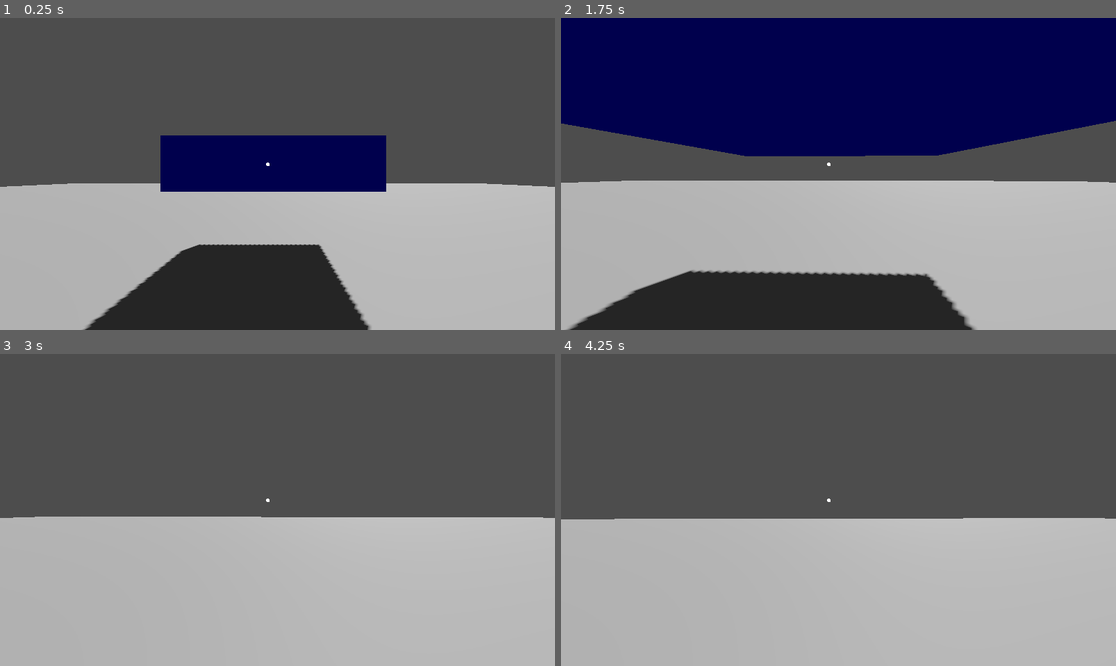
Above: before the commit, frames 1-4 (two rows, left to right).
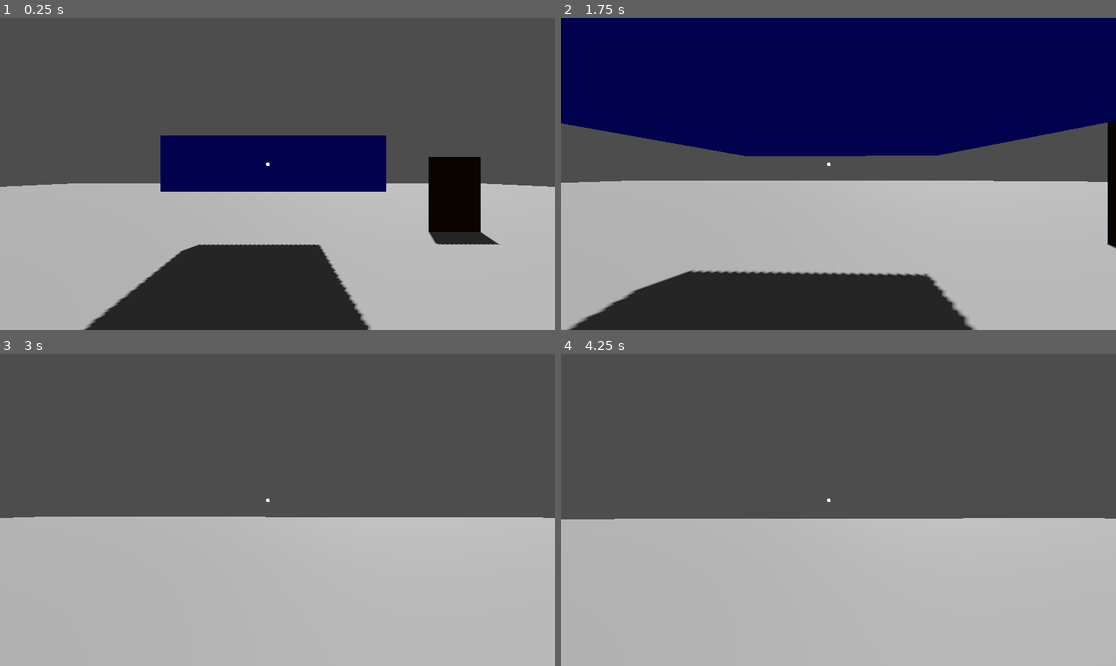
Above: after the commit, the same moments.

Repository: miikapalosaari/3DPhysicsSandbox
Game: Godot game, scene res://scenes/main.tscn
Two runs of this game, one before a commit and one after it. Both use one fixed random seed, a clock stepped at 60 frames per second and the inputs below.
Inputs (mouse positions are in pixels of both pictures, inside the frame that each line leads up to):
- Up to frame 1 (0.25 s): no input
- Up to frame 2 (1.75 s): move the mouse to (866, 174) at 0.52 s; press the mouse at (866, 174) at 0.53 s; hold W (forward) from 0.53 s (still down); tap Space (jump) at 0.77, 1.52 s; move the mouse to (810, 174) at 1.27 s; release the mouse at (810, 174) at 1.28 s; tap Ctrl (crouch) at 1.35 s; click (810, 174) at 1.55 s
- Up to frame 3 (3 s): keep holding W (forward); move the mouse to (288, 503) at 2.02 s; press the mouse at (288, 503) at 2.03 s; move the mouse to (271, 516) at 2.77 s; release the mouse at (271, 516) at 2.78 s; right-click (271, 516) at 2.85 s
- Up to frame 4 (4.25 s): keep holding W (forward); tap Space (jump) at 3.02, 3.77 s; click (832, 516) at 3.05 s; move the mouse to (877, 513) at 3.52 s; hold Shift (sprint) from 3.53 s (still down); click (877, 513) at 3.8 s

The runs differ from the first frame. In frame 1, 2.7% of the frame differs, in the area x 77-90%, y 44-73%; in frame 2, 0.6%; in frame 3, less than 0.1%; in frame 4, less than 0.1%.

Commit message:
Added new InteractionType HINGE, for making interactable doors. Added a simple door object to test it

Diff:
--- /dev/null
+++ b/objects/SimpleDoor.tscn
@@ -0,0 +1,33 @@
+[gd_scene load_steps=5 format=3 uid="uid://d0emop6ukpaav"]
+
+[ext_resource type="PackedScene" uid="uid://2xmek4pce54b" path="res://scenes/interactionComponent.tscn" id="1_oqex5"]
+
+[sub_resource type="StandardMaterial3D" id="StandardMaterial3D_pi7cm"]
+albedo_color = Color(0.214774, 0.157885, 0.0826842, 1)
+
+[sub_resource type="BoxMesh" id="BoxMesh_xa3ec"]
+material = SubResource("StandardMaterial3D_pi7cm")
+size = Vector3(2, 3, 0.1)
+
+[sub_resource type="BoxShape3D" id="BoxShape3D_ynqn7"]
+size = Vector3(2, 3, 0.1)
+
+[node name="SimpleDoor" type="Node3D"]
+
+[node name="PivotPoint" type="Node3D" parent="."]
+unique_name_in_owner = true
+
+[node name="Door" type="StaticBody3D" parent="PivotPoint"]
+
+[node name="MeshInstance3D" type="MeshInstance3D" parent="PivotPoint/Door"]
+transform = Transform3D(1, 0, 0, 0, 1, 0, 0, 0, 1, 1, 1.5, 0)
+mesh = SubResource("BoxMesh_xa3ec")
+
+[node name="CollisionShape3D" type="CollisionShape3D" parent="PivotPoint/Door"]
+transform = Transform3D(1, 0, 0, 0, 1, 0, 0, 0, 1, 1, 1.5, 0)
+shape = SubResource("BoxShape3D_ynqn7")
+
+[node name="InteractionComponent" parent="PivotPoint/Door" node_paths=PackedStringArray("objectReference", "pivotPoint") instance=ExtResource("1_oqex5")]
+objectReference = NodePath("..")
+interactionType = 1
+pivotPoint = NodePath("../..")
--- a/scenes/main.tscn
+++ b/scenes/main.tscn
@@ -1,9 +1,10 @@
-[gd_scene load_steps=8 format=3 uid="uid://cfywwecd20y7m"]
+[gd_scene load_steps=9 format=3 uid="uid://cfywwecd20y7m"]
 
 [ext_resource type="PackedScene" uid="uid://6u4lyakt0jcd" path="res://scenes/Player.tscn" id="1_y70kg"]
 [ext_resource type="PackedScene" uid="uid://ciptertu2ihd3" path="res://objects/TestCube1KG.tscn" id="2_e2xh3"]
 [ext_resource type="PackedScene" uid="uid://bgyfwpdefqjto" path="res://objects/TestCube10KG.tscn" id="3_5rr8w"]
 [ext_resource type="PackedScene" uid="uid://dmidixbnrf2uq" path="res://objects/TestCube100KG.tscn" id="4_v3d1a"]
+[ext_resource type="PackedScene" uid="uid://d0emop6ukpaav" path="res://objects/SimpleDoor.tscn" id="5_t6vj8"]
 
 [sub_resource type="Environment" id="Environment_c3ier"]
 
@@ -56,3 +57,9 @@
 
 [node name="TestCube100kg" parent="." instance=ExtResource("4_v3d1a")]
 transform = Transform3D(1, 0, 0, 0, 1, 0, 0, 0, 1, 8.42974, 2.25628, 0)
+
+[node name="SimpleDoor" parent="." instance=ExtResource("5_t6vj8")]
+transform = Transform3D(1, 0, 0, 0, 1, 0, 0, 0, 1, 6.16959, 1.8999e-07, -8.15991)
+
+[node name="SimpleDoor2" parent="." instance=ExtResource("5_t6vj8")]
+transform = Transform3D(-1, 0, 8.74228e-08, 0, 1, 0, -8.74228e-08, 0, -1, 10.9755, -7.63685e-07, -3.54097)
--- a/scripts/interactionComponent.gd
+++ b/scripts/interactionComponent.gd
@@ -4,19 +4,28 @@
 const objectThrowSpeed: float = 5.0
 
 enum InteractionType {
-	DEFAULT
+	DEFAULT,
+	HINGE
 }
 
 @export var objectReference: Node3D
 @export var interactionType: InteractionType = InteractionType.DEFAULT
+@export var maximumRotation: float = 90
+@export var pivotPoint: Node3D
 
 var canInteract: bool = true
 var isInteracting: bool = false
+var lockCamera: bool = false
+var isFront: bool = false
+var startingRotation: float
 
 var playerHand: Marker3D
 
 func _ready() -> void:
-	pass
+	match interactionType:
+		InteractionType.HINGE:
+			startingRotation = pivotPoint.rotation.x
+			maximumRotation = deg_to_rad(rad_to_deg(startingRotation) + maximumRotation)
 
 # Runs once, when player first clicks on an object to interact with
 func preInteract(hand: Marker3D) -> void:
@@ -24,6 +33,8 @@
 	match interactionType:
 		InteractionType.DEFAULT:
 			playerHand = hand
+		InteractionType.HINGE:
+			lockCamera = true
 
 # Runs every frame
 func interact() -> void:
@@ -45,9 +56,19 @@
 # Runs once, when the player last interacts with an object
 func postInteract() -> void:
 	isInteracting = false
+	lockCamera = false
 
 func _input(event: InputEvent) -> void:
-	pass
+	if isInteracting:
+		match interactionType:
+			InteractionType.HINGE:
+				if event is InputEventMouseMotion:
+					if isFront:
+						pivotPoint.rotate_y(-event.relative.y * 0.001)
+					else:
+						pivotPoint.rotate_y(event.relative.y * 0.001)
+
+					pivotPoint.rotation.y = clamp(pivotPoint.rotation.y, startingRotation, maximumRotation)
 
 func defaultInteract() -> void:
 	var objectCurrentPosition: Vector3 = objectReference.global_transform.origin
@@ -72,3 +93,9 @@
 		canInteract = false
 		await get_tree().create_timer(1.0).timeout
 		canInteract = true
+
+func setDirection(normal: Vector3) -> void:
+	if normal.z > 0:
+		isFront = true
+	else:
+		isFront = false
--- a/scripts/interactionController.gd
+++ b/scripts/interactionController.gd
@@ -20,12 +20,10 @@
 				interactionComponent.auxilaryInteract()
 				currentObject = null
 		elif Input.is_action_pressed("primary"):
-			print("still picking")
 			if interactionComponent:
 				interactionComponent.interact()
 		else:
 			if interactionComponent:
-				print("not picking")
 				interactionComponent.postInteract()
 				currentObject = null
 	# If not interacting with something, lets see if its now possible.
@@ -36,12 +34,19 @@
 			interactionComponent = potentialObject.get_node_or_null("InteractionComponent")
 			if interactionComponent:
 				if interactionComponent.canInteract == false:
-					print("cant interact")
 					return
 
 				lastPotentialObject = currentObject
 
 				if Input.is_action_pressed("primary"):
-					print("clicking object initial")
 					currentObject = potentialObject
 					interactionComponent.preInteract(hand)
+
+					if interactionComponent.interactionType == interactionComponent.InteractionType.HINGE:
+						interactionComponent.setDirection(currentObject.to_local(interactionRaycast.get_collision_point()))
+
+func isCameraLocked() -> bool:
+	if interactionComponent:
+		if interactionComponent.lockCamera and interactionComponent.isInteracting:
+			return true
+	return false
--- a/scripts/player.gd
+++ b/scripts/player.gd
@@ -37,6 +37,7 @@
 @onready var crosshair: Control = $Crosshair
 @export var crosshairDotColor: Color = Color.WHITE
 @export var crosshairDotRadius: float = 1.0
+@onready var interactionController = %InteractionController
 
 func _ready() -> void:
 	Input.set_mouse_mode(Input.MOUSE_MODE_CAPTURED)
@@ -48,9 +49,10 @@
 
 func _unhandled_input(event: InputEvent) -> void:
 	if event is InputEventMouseMotion:
-		head.rotate_y(-event.relative.x * sensitivity * yaw)
-		camera.rotate_x(-event.relative.y * sensitivity * yaw)
-		camera.rotation.x = clamp(camera.rotation.x, deg_to_rad(-90), deg_to_rad(90));
+		if not interactionController.isCameraLocked():
+			head.rotate_y(-event.relative.x * sensitivity * yaw)
+			camera.rotate_x(-event.relative.y * sensitivity * yaw)
+			camera.rotation.x = clamp(camera.rotation.x, deg_to_rad(-90), deg_to_rad(90));
 
 func headbob(time) -> Vector3:
 	var pos: Vector3 = Vector3.ZERO
